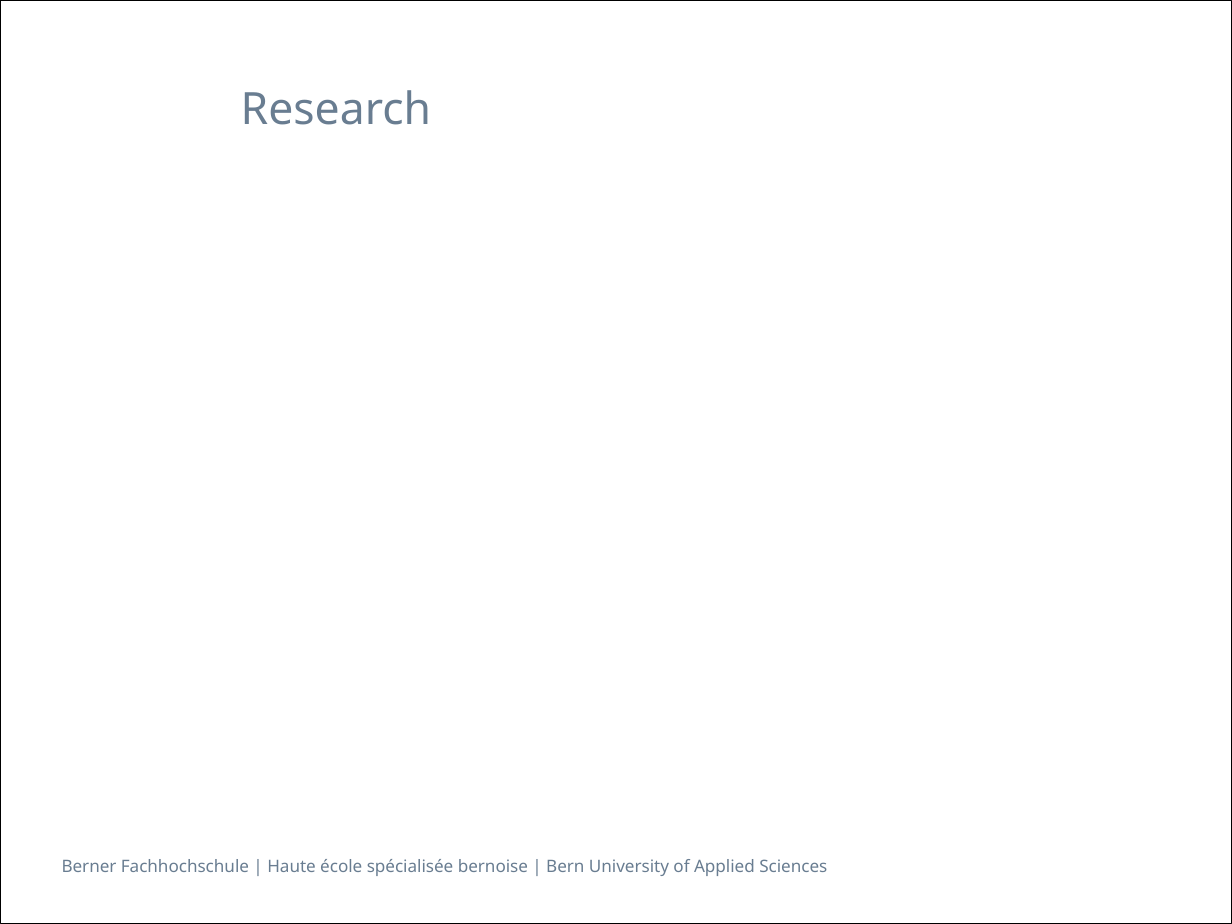
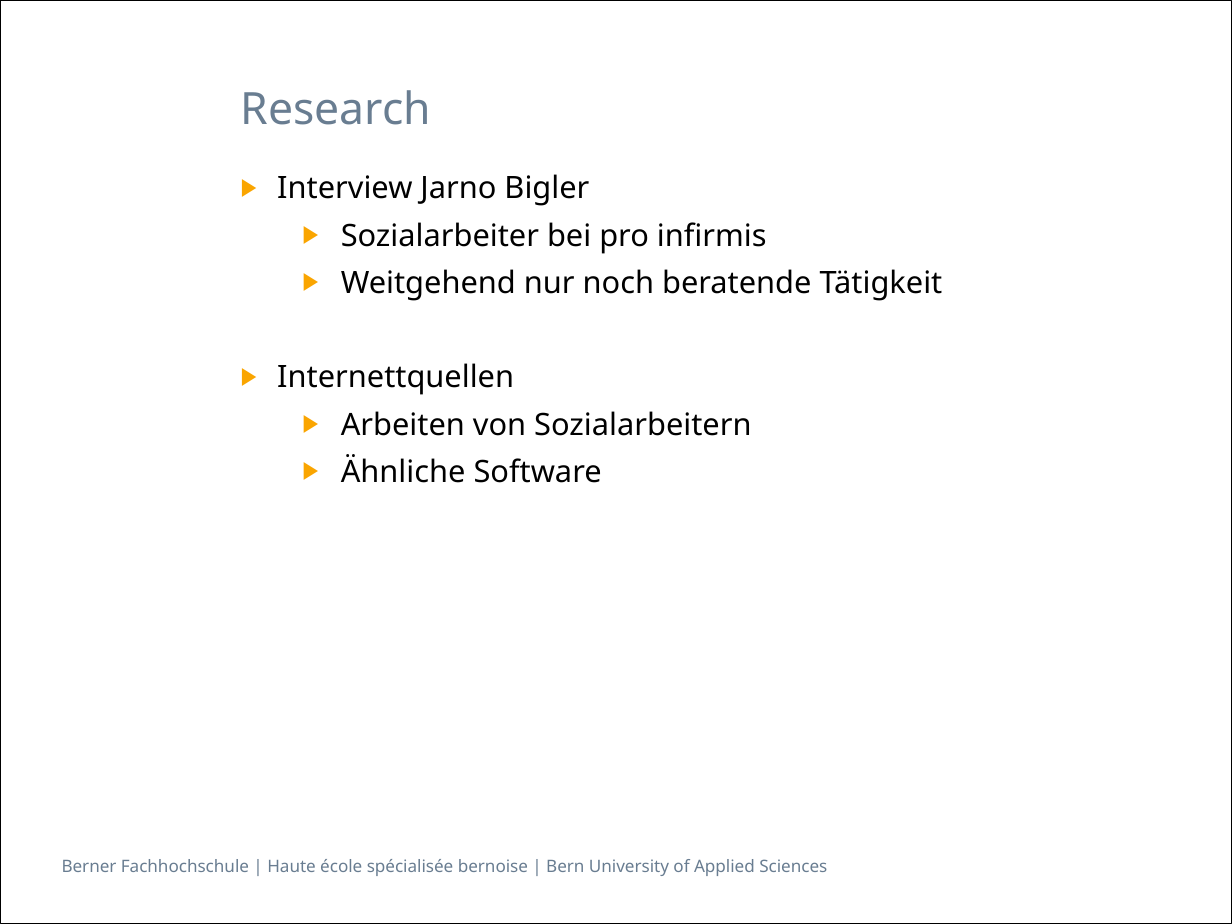
Before and after one commit to isels1/ch.bfh.btx8081.w2015.blue, a slide deck: slide 4 of doc/Task03/Task3.pptx. Drawn at 1232x924 pixels with LibreOffice and Linux fonts; fonts in the diff are those of the drawing. Boxes give left, top, right and bottom in pixels: in the first picture for what was removed or moved away, otherwise in the second. Text is boxed around its words. In the diff, an @@ line names an element or a change of style, - is before the commit and + after.

```diff
--- a/doc/Task03/Task3.pptx
+++ b/doc/Task03/Task3.pptx
@@ text added at (277,174,943,483), 18 pt, text #000000 @@
+▶ Interview Jarno Bigler
+  ▶ Sozialarbeiter bei pro infirmis
+  ▶ Weitgehend nur noch beratende Tätigkeit
+▶ Internettquellen
+  ▶ Arbeiten von Sozialarbeitern
+  ▶ Ähnliche Software
```
Also in this commit, not shown: 1 other slide changed.
